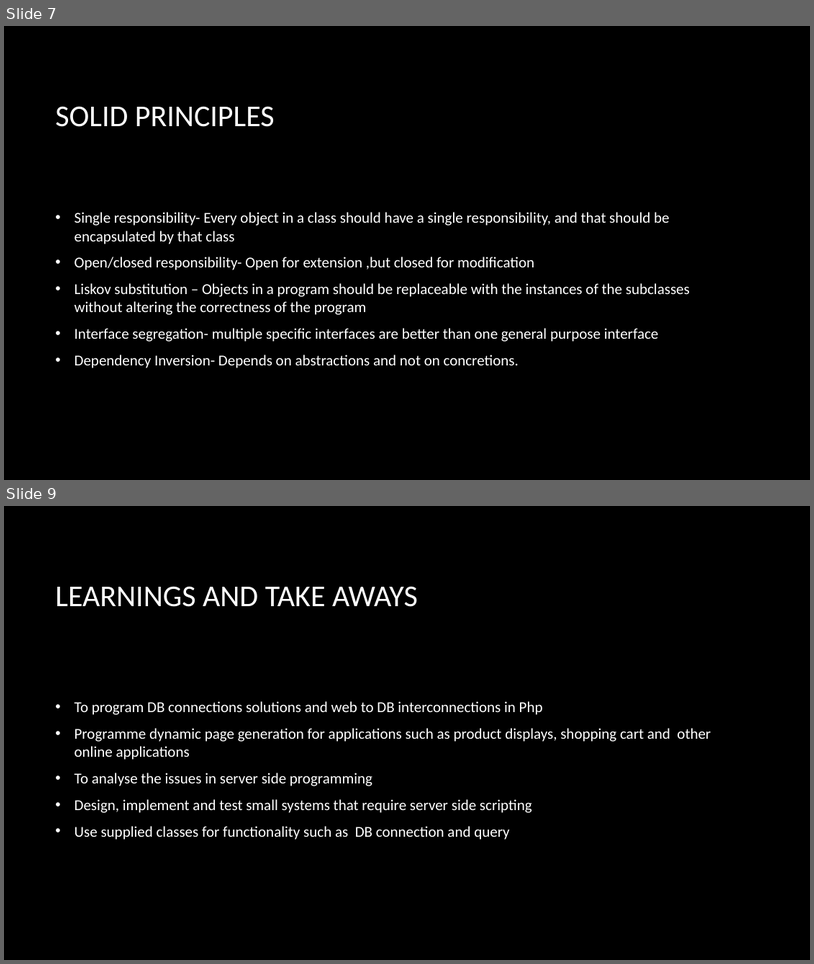
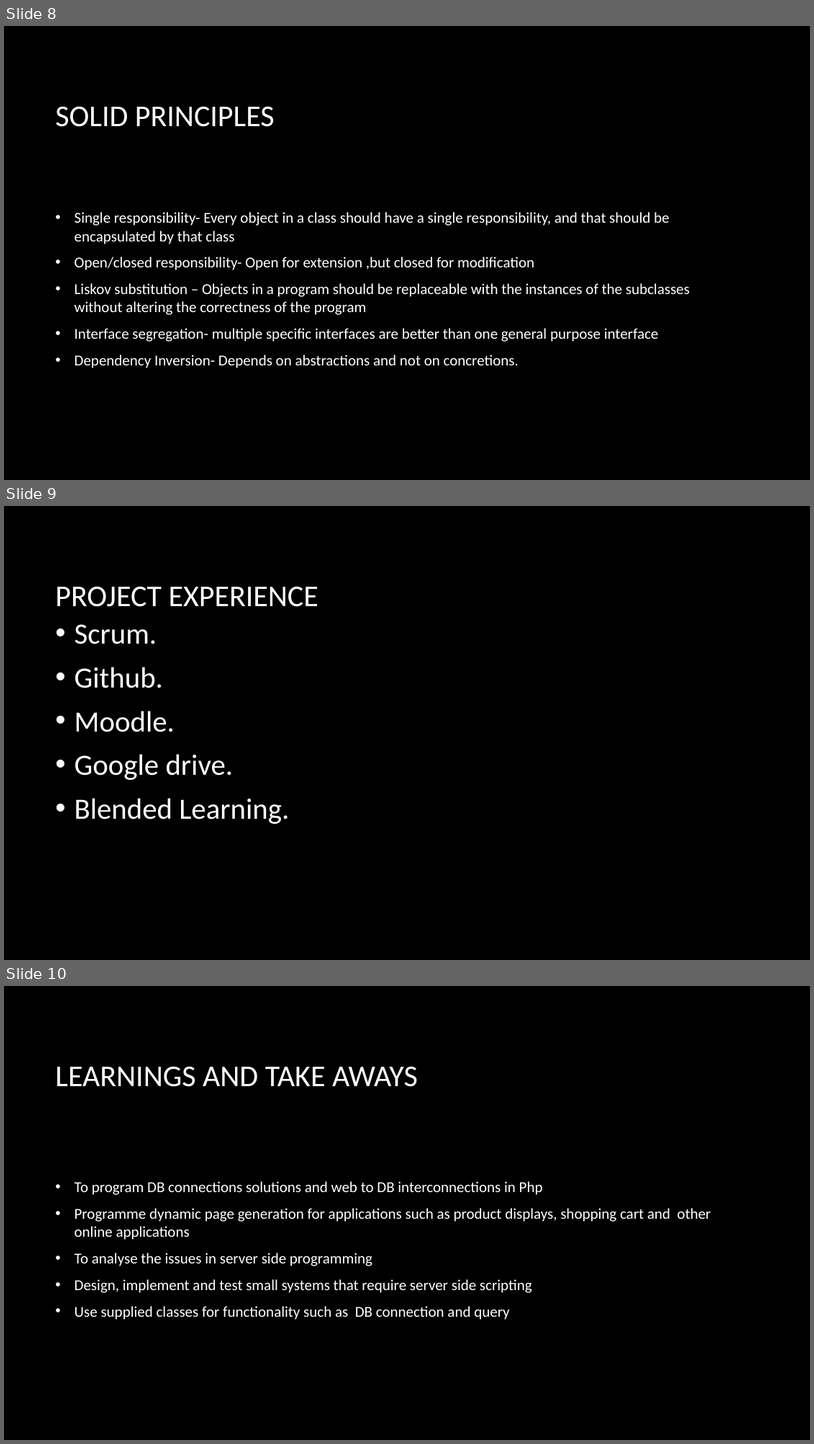
Before and after one commit to KBarros2014/TEAMB, a slide deck: site/documents/Final Presentation/final presentation.pptx. Shown one above the other, each under a label of ours: slides 7 and 9 before the commit, slides 8, 9 and 10 after it; the slides between them are not shown. The pictures are 814x964 and 814x1444 pixels, drawn with LibreOffice and Linux fonts; fonts in the diff are those of the drawing; background and template pictures are left out. Boxes give left, top, right and bottom in pixels: in the first picture for what was removed or moved away, otherwise in the second. Text is boxed around its words. In the diff, an @@ line names an element or a change of style, - is before the commit and + after.

```diff
--- a/site/documents/Final Presentation/final presentation.pptx
+++ b/site/documents/Final Presentation/final presentation.pptx
@@ slide 9 added at (x1=4, y1=506, x2=810, y2=960), background picture (left out) @@
@@ title added at (x1=55, y1=586, x2=319, y2=607), 36 pt, text #FFFFFF @@
+PROJECT EXPERIENCE
@@ text added at (x1=75, y1=624, x2=289, y2=824), 35 pt, text #FFFFFF @@
+• Scrum.
+• Github.
+• Moodle.
+• Google drive.
+• Blended Learning.
@@ what was slide 7 is now slide 8 @@
@@ what was slide 9 is now slide 10 @@
```
Also in this commit, not shown: 2 slides changed, 5 other slides added, 5 slides removed.
